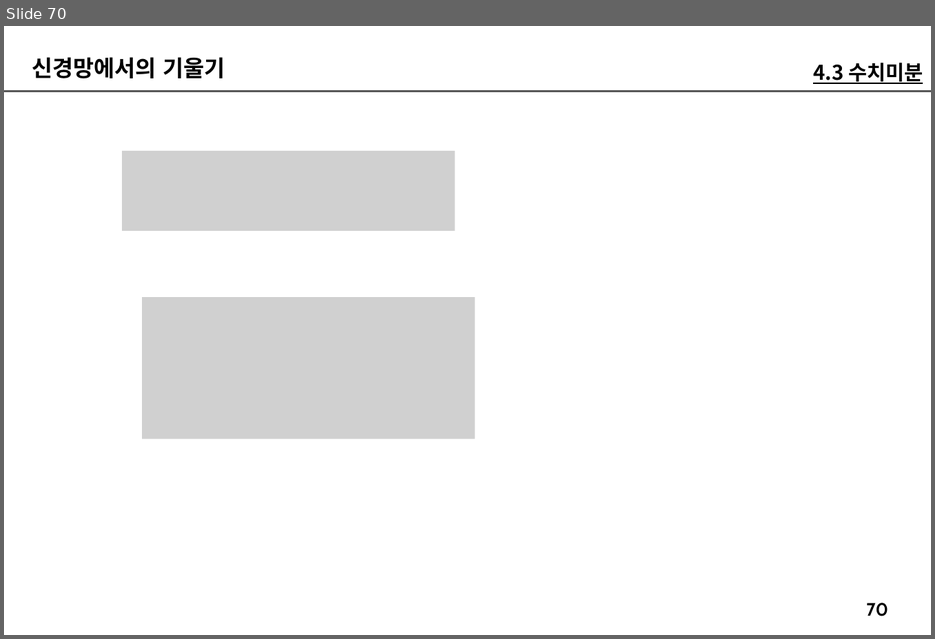
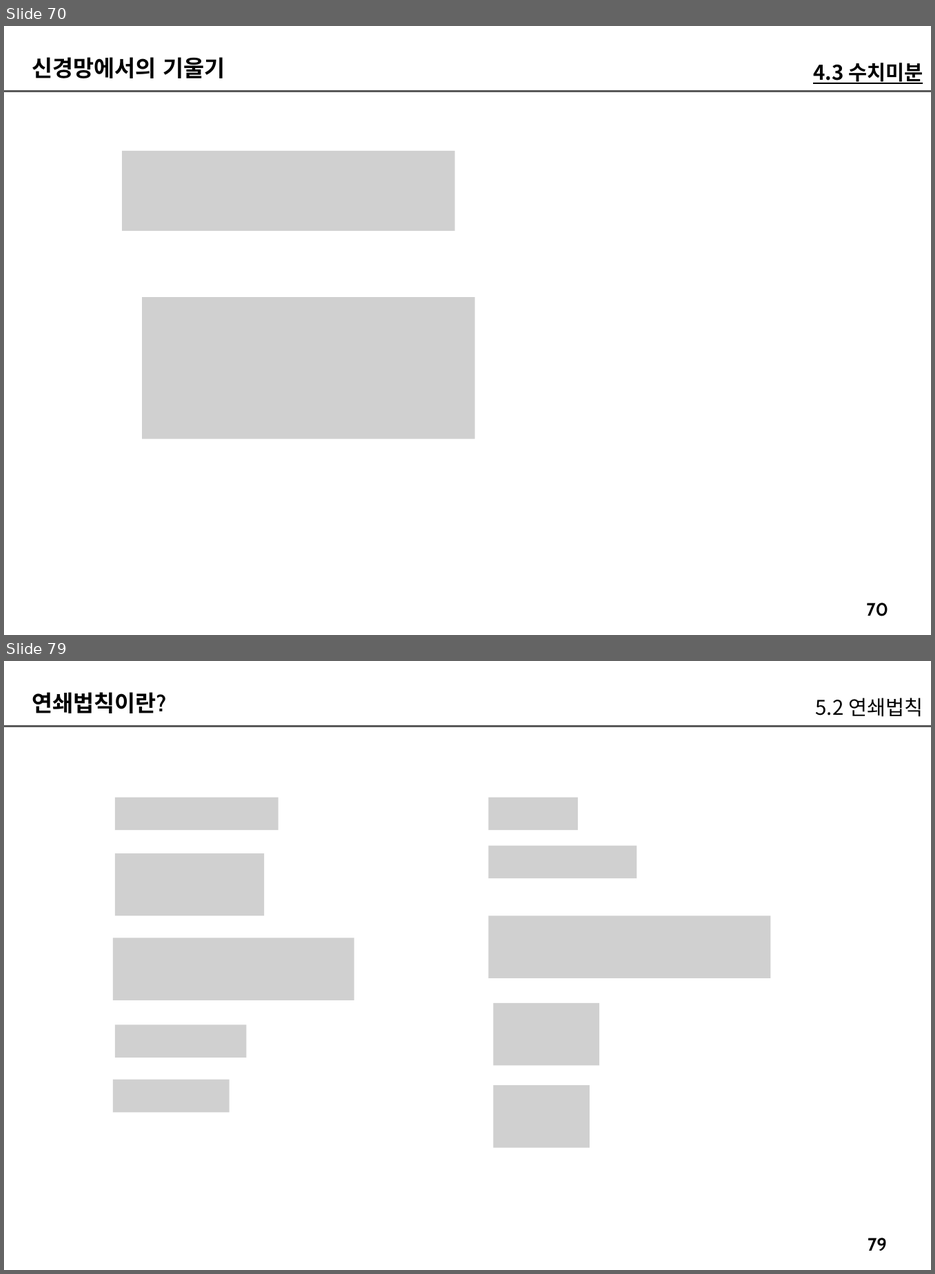
Before and after one commit to imguru-mooc/AI_Basic, a slide deck: 인공지능_2(판서).pptx. Shown one above the other, each under a label of ours: slide 70 before the commit, slides 70 and 79 after it; the slides between them are not shown. The pictures are 935x639 and 935x1274 pixels, drawn with LibreOffice and Linux fonts; fonts in the diff are those of the drawing; grey boxes stand for pictures. Boxes give left, top, right and bottom in pixels: in the first picture for what was removed or moved away, otherwise in the second. Text is boxed around its words. In the diff, an @@ line names an element or a change of style, - is before the commit and + after.

```diff
--- a/인공지능_2(판서).pptx
+++ b/인공지능_2(판서).pptx
@@ slide 79 added at <box>4,661,931,1270</box>, background #FFFFFF; not listed: 2 template elements that a slide beside it also shows @@
@@ text added at <box>32,692,166,713</box>, 20 pt, text #000000, bold @@
+연쇄법칙이란?
@@ text added at <box>816,698,923,717</box>, 18 pt, text #000000 @@
+5.2 연쇄법칙
@@ picture added at <box>115,798,279,830</box> @@
@@ picture added at <box>489,798,578,830</box> @@
@@ picture added at <box>489,845,637,878</box> @@
@@ picture added at <box>115,854,265,916</box> @@
@@ picture added at <box>489,916,771,978</box> @@
@@ picture added at <box>113,938,354,1000</box> @@
@@ picture added at <box>494,1003,600,1065</box> @@
@@ picture added at <box>115,1025,247,1057</box> @@
@@ picture added at <box>113,1079,229,1112</box> @@
@@ picture added at <box>494,1086,590,1148</box> @@
```
Also in this commit, not shown: 1 slide changed, 39 other slides added.
